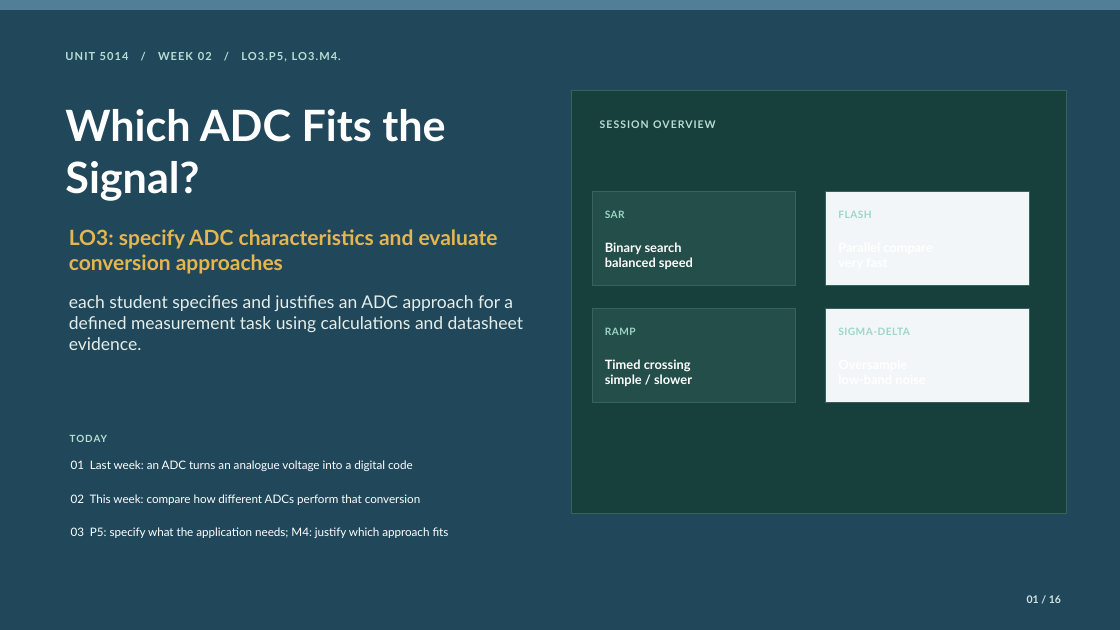
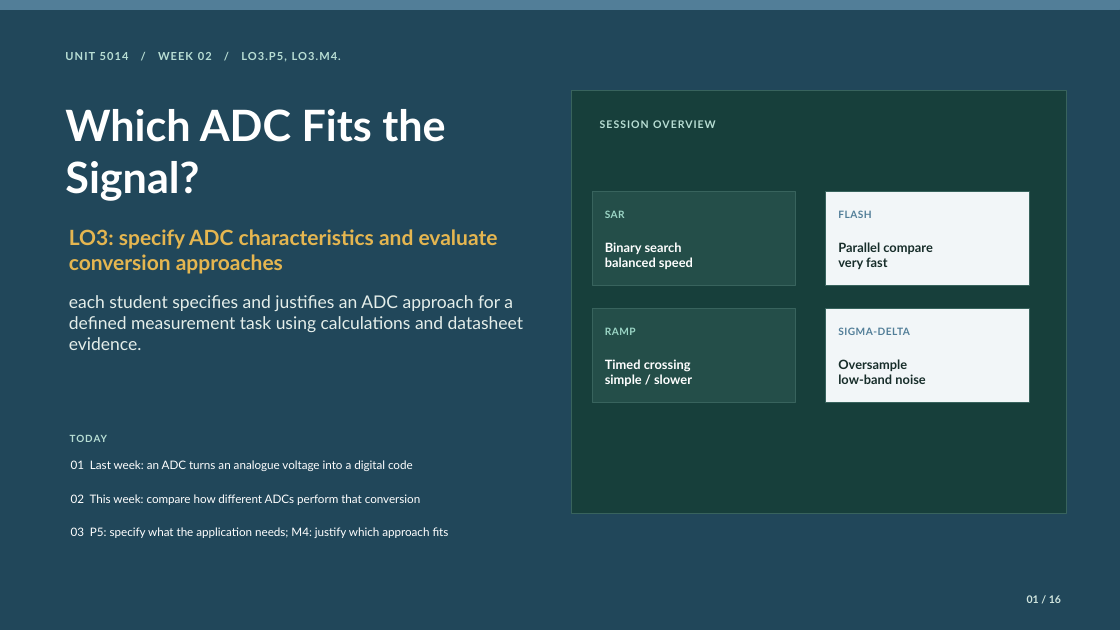
Before and after one commit to akbar-q/University, a slide deck: slide 1 of 5014/Presentations/Week2_ADC_Topologies_and_Requirements.pptx. Drawn at 1120x630 pixels with LibreOffice and Linux fonts; fonts in the diff are those of the drawing. Boxes give left, top, right and bottom in pixels: in the first picture for what was removed or moved away, otherwise in the second. Text is boxed around its words. In the diff, an @@ line names an element or a change of style, - is before the commit and + after.

```diff
--- a/5014/Presentations/Week2_ADC_Topologies_and_Requirements.pptx
+++ b/5014/Presentations/Week2_ADC_Topologies_and_Requirements.pptx
@@ text "FLASH" at [838,210,871,218]: text colour #9CD6C6 to #527E98 @@
@@ text added at [838,242,933,269], 11 pt, text #172D2A, bold @@
+Parallel compare
+very fast
@@ text "SIGMA-DELTA" at [838,327,910,335]: text colour #9CD6C6 to #527E98 @@
@@ text added at [838,359,925,384], 11 pt, text #172D2A, bold @@
+Oversample
+low-band noise
```
Also in this commit, not shown: 12 other slides changed, 19 other files.
